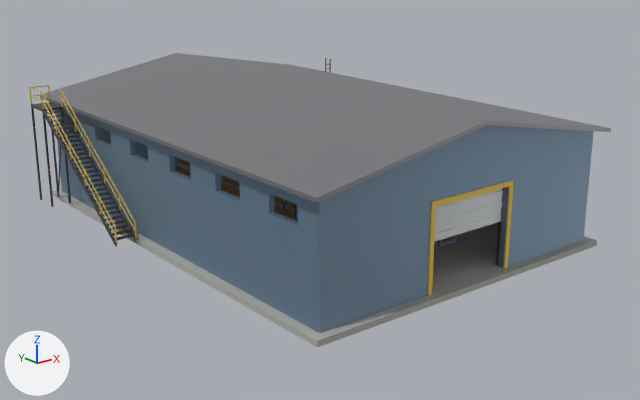
One commit to the glTF model warehouse-model/warehouse.glb: the scene before it, then after it.
Before and after are seen from a 50 mm lens placed at (-29.8, -39.0, 16.1), pointed at (0.2, -1.6, 1.2). The lights are fixed; the arrows at lower left show +X, +Y and +Z. The first picture is the older version. Where no turn or scale is listed for an object, it has been applied to the vertices.

Script lines for the objects in view, before the commit:
```python
me_roof_right = bpy.data.meshes.new('Roof_Right')
me_roof_right.from_pydata(...)  # 8 vertices, 12 faces; spans x -4.8..4.8, y -13.6..13.6, z -1.0..1.0
me_roof_right.materials.append(mat_roof)  # grey #959599
me_roofplatform = bpy.data.meshes.new('RoofPlatform')
me_roofplatform.from_pydata(...)  # 46 vertices, 72 faces; spans x -0.62..0.62, y -0.9..0.9, z -2.95..2.95
me_roofplatform.materials.append(mat_steel)  # dark grey #616165
me_roofplatform_railing = bpy.data.meshes.new('RoofPlatform_Railing')
me_roofplatform_railing.from_pydata(...)  # 52 vertices, 84 faces; spans x -0.6..0.6, y -0.9..0.9, z -0.51..0.51
me_roofplatform_railing.materials.append(mat_trim)  # yellow #e7c450
me_stairs = bpy.data.meshes.new('Stairs')
me_stairs.from_pydata(...)  # 248 vertices, 372 faces; spans x -0.6..0.6, y -4.27..4.27, z -2.97..2.97
me_stairs.materials.append(mat_steel)  # dark grey #616165
me_stairs_railing = bpy.data.meshes.new('Stairs_Railing')
me_stairs_railing.from_pydata(...)  # 128 vertices, 192 faces; spans x -0.6..0.6, y -4.23..4.23, z -3.46..3.46
me_stairs_railing.materials.append(mat_trim)  # yellow #e7c450
ob_roof_right = bpy.data.objects.new('Roof_Right', me_roof_right)
ob_roof_right.location = (4.8, 0.0, 6.85)
ob_roofplatform = bpy.data.objects.new('RoofPlatform', me_roofplatform)
ob_roofplatform.location = (-10.18, 11.1, 2.94)
ob_roofplatform_railing = bpy.data.objects.new('RoofPlatform_Railing', me_roofplatform_railing)
ob_roofplatform_railing.location = (-10.2, 11.1, 6.41)
ob_stairs = bpy.data.objects.new('Stairs', me_stairs)
ob_stairs.location = (-10.2, 6.0, 2.87)
ob_stairs_railing = bpy.data.objects.new('Stairs_Railing', me_stairs_railing)
ob_stairs_railing.location = (-10.2, 6.0, 3.46)
# also in view: 'Roof_Left' at (-4.8, 0.0, 6.8); 'DoorFrame_Left' at (-2.6, -13.0, 2.2); 'FrontWall_Gable' at (0.0, -12.9, 6.8); 'LeftWall_BelowWindows' at (-8.9, 0.0, 2.2); 'GarageDoor' at (0.0, -12.6, 3.3)
```
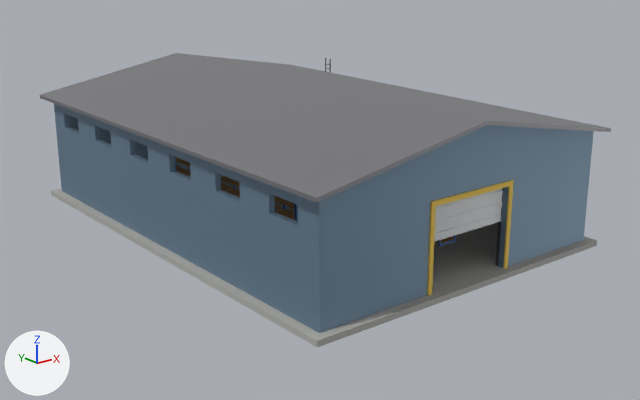
Where the change shows, as pixel boxes [x1, y1, x2, y2] in the pictures (640 x 400 px):
'Stairs', deleted: before [43, 108, 137, 247]
'Stairs_Railing', deleted: before [41, 89, 137, 243]
'RoofPlatform', deleted: before [31, 102, 71, 207]
'RoofPlatform_Railing', deleted: before [29, 85, 51, 105]

The change, as a list of edits to the scene's bpy script:
```text
Remove ob_roofplatform:
    ob_roofplatform = bpy.data.objects.new('RoofPlatform', me_roofplatform)
    ob_roofplatform.location = (-10.18, 11.1, 2.94)
Remove ob_stairs:
    ob_stairs = bpy.data.objects.new('Stairs', me_stairs)
    ob_stairs.location = (-10.2, 6.0, 2.87)
Remove ob_stairs_railing:
    ob_stairs_railing = bpy.data.objects.new('Stairs_Railing', me_stairs_railing)
    ob_stairs_railing.location = (-10.2, 6.0, 3.46)
Remove ob_roofplatform_railing:
    ob_roofplatform_railing = bpy.data.objects.new('RoofPlatform_Railing', me_roofplatform_railing)
    ob_roofplatform_railing.location = (-10.2, 11.1, 6.41)
```
